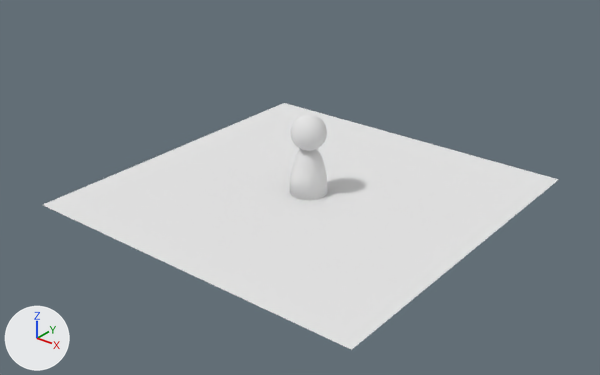
Two versions of the Blender file res/ld40.blend, one commit apart.
The view is the same before and after, from a 50 mm lens placed at (5.01, -6.41, 3.99), pointed at (0.05, -0.21, 0.15). Lighting does not change. The marker at lower left points along +X, +Y and +Z.

The first picture shows 'Floor', 'Icosphere'.
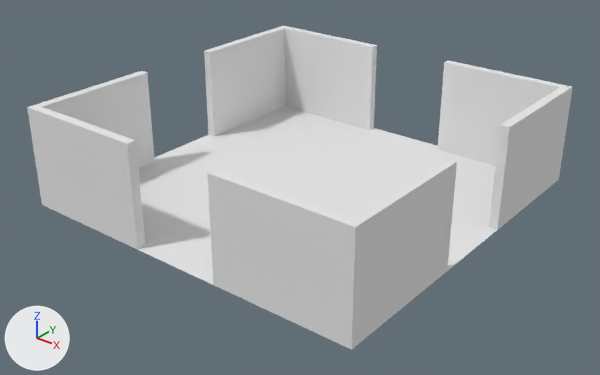
Patch to the scene script:
```diff
--- a/res/ld40.blend.py
+++ b/res/ld40.blend.py
@@ ob_icosphere @@
 ob_icosphere.location = (0.0, 0.0, 0.0)
+ob_icosphere.hide_set(True)  # its collection is switched off
@@ ob_cube_008 @@
 ob_cube_008.rotation_euler = (0.0, 0.0, 4.712)  # degrees (0, 0, 270)
-ob_cube_008.hide_set(True)  # its collection is switched off
@@ ob_cube_007 @@
 ob_cube_007.rotation_euler = (0.0, 0.0, 3.142)  # degrees (0, 0, 180)
-ob_cube_007.hide_set(True)  # its collection is switched off
@@ ob_cube_006 @@
 ob_cube_006.rotation_euler = (0.0, 0.0, 1.571)  # degrees (0, 0, 90)
-ob_cube_006.hide_set(True)  # its collection is switched off
@@ ob_cube_004 @@
 ob_cube_004.location = (0.0, 0.0, 0.0)
-ob_cube_004.hide_set(True)  # its collection is switched off
```

What differs and where, as boxes [x1, y1, x2, y2] in the pictures (600 x 375 px):
'Cube.008', shown
    after: [27, 107, 356, 350]
'Cube.004', shown
    after: [352, 87, 573, 349]
'Cube.006', shown
    after: [284, 26, 572, 165]
'Cube.007', shown
    after: [30, 26, 285, 169]
'Icosphere', hidden
    before: [289, 114, 327, 200]
